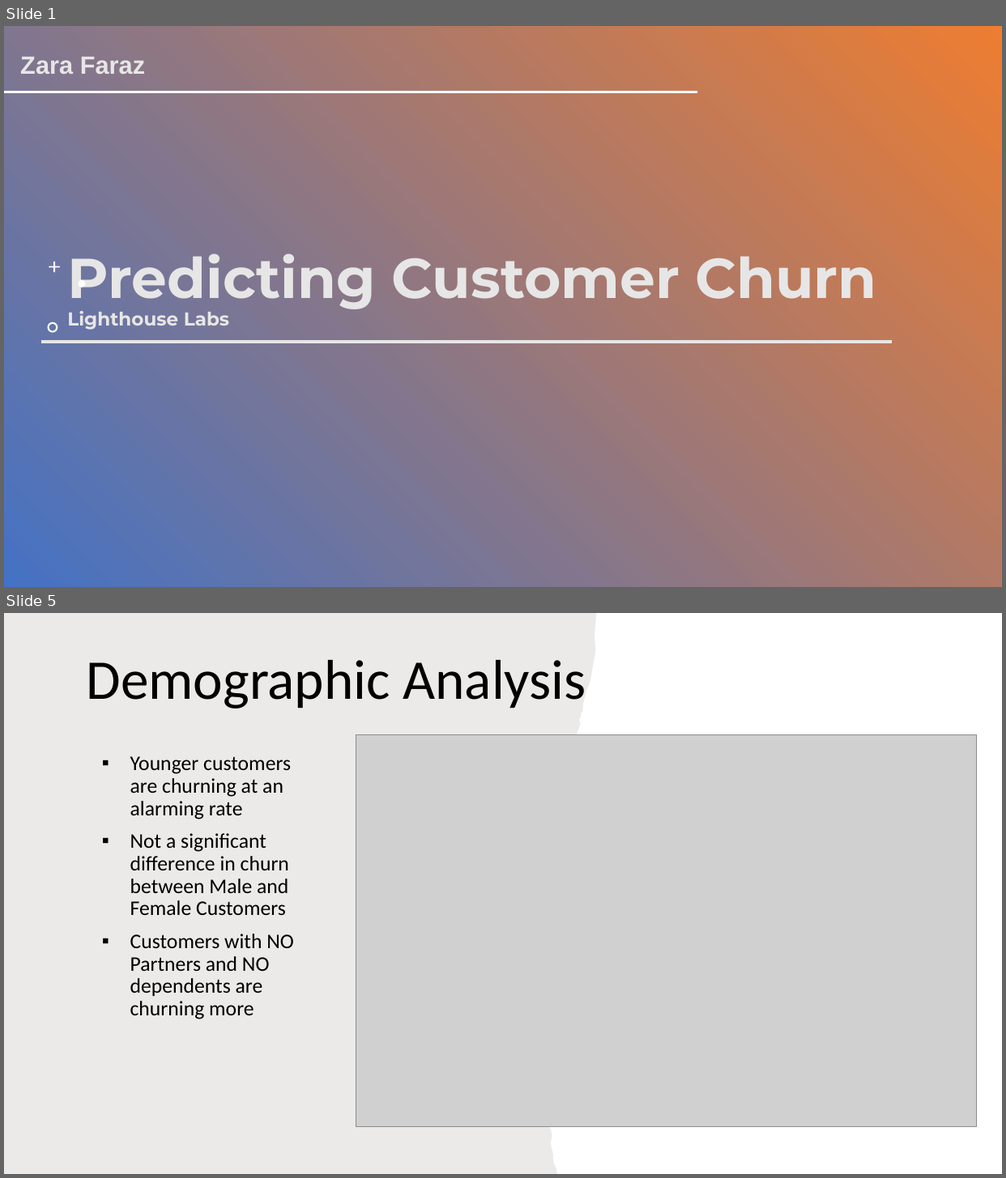
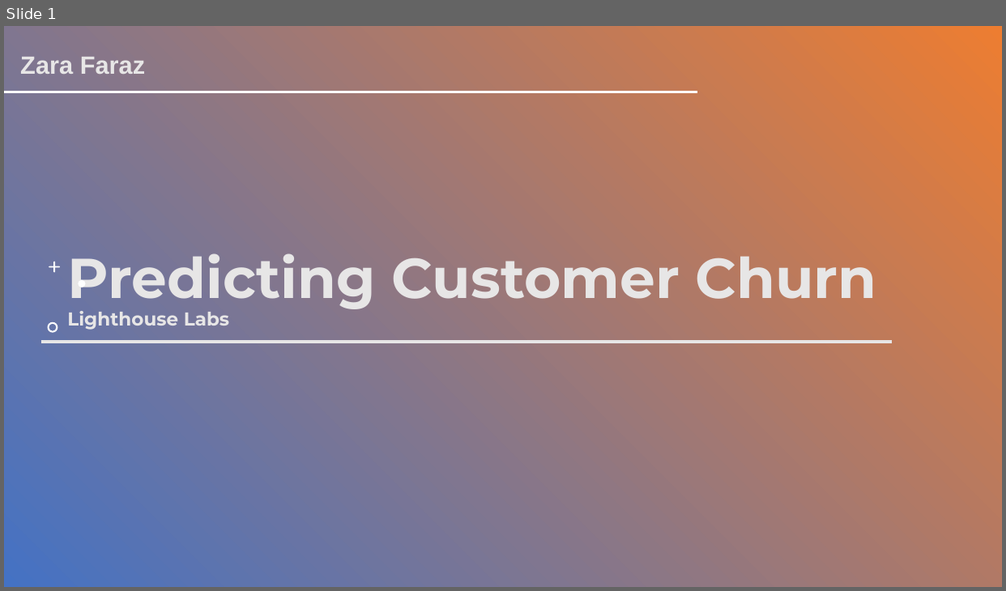
Before and after one commit to Zara1992/Predicting-Customer-Churn, a slide deck: Customer Churn Prediction.pptx. Shown one above the other, each under a label of ours: slides 1 and 5 before the commit, slide 1 after it; the slides between them are not shown. The pictures are 1006x1178 and 1006x591 pixels, drawn with LibreOffice and Linux fonts; fonts in the diff are those of the drawing; grey boxes stand for pictures; background and template pictures are left out; a plain dark background stands for a picture behind light text. Boxes give left, top, right and bottom in pixels: in the first picture for what was removed or moved away, otherwise in the second. Text is boxed around its words. In the diff, an @@ line names an element or a change of style, - is before the commit and + after.

```diff
--- a/Customer Churn Prediction.pptx
+++ b/Customer Churn Prediction.pptx
@@ slide 5 removed at (4,613,1002,1174), background #FFFFFF @@
@@ freeform shape removed at (4,613,597,1174) @@
@@ title removed at (87,660,586,709) @@
-Demographic Analysis
@@ text removed at (130,756,294,1020) @@
-▪ Younger customers are churning at an alarming rate
-▪ Not a significant difference in churn between Male and Female Customers
-▪ Customers with NO Partners and NO dependents are churning more
@@ picture removed at (356,735,977,1127) @@
```
Also in this commit, not shown: 7 slides changed, 4 slides added, 2 other slides removed, 4 other files.
